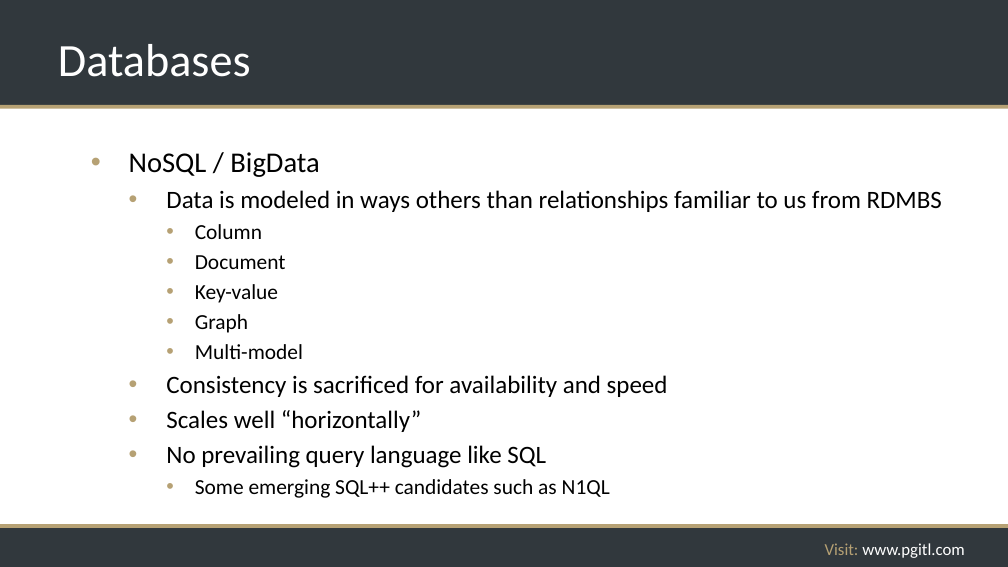
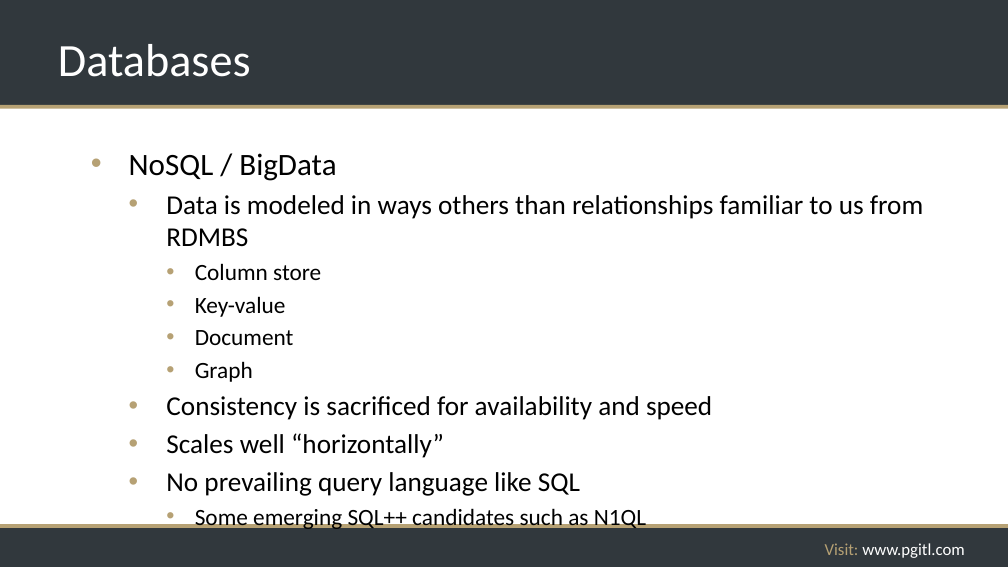
Before and after one commit to rikkouri/project-a, a slide deck: slide 191 of Programming Foundations.pptx. Drawn at 1008x567 pixels with LibreOffice and Linux fonts; fonts in the diff are those of the drawing; background and template pictures are left out. Boxes give left, top, right and bottom in pixels: in the first picture for what was removed or moved away, otherwise in the second. Text is boxed around its words. In the diff, an @@ line names an element or a change of style, - is before the commit and + after.

```diff
--- a/Programming Foundations.pptx
+++ b/Programming Foundations.pptx
@@ text at (x1=129, y1=153, x2=923, y2=531): size 27.2 to 29.6 pt in "NoSQL / BigData"; size 23.8 to 25.9 pt in "Data is modeled in ways others than ...", "Consistency is sacrificed for availability and speed", "Scales well “horizontally”", "No prevailing query language like SQL"; size 20.4 to 22.2 pt in "Document", "Graph", "Some emerging SQL++ candidates such as N1QL" @@
@@ text at (x1=195, y1=263, x2=321, y2=317): text changed; size 20.4 to 22.2 pt @@
-    • Column
+    • Column store
+    • Key-value
@@ text at (x1=195, y1=284, x2=278, y2=303): paragraph removed @@
-    • Key-value
@@ text at (x1=195, y1=344, x2=303, y2=359): paragraph removed @@
-    • Multi-model
```
Also in this commit, not shown: 2 other slides changed, 1 slide removed.
